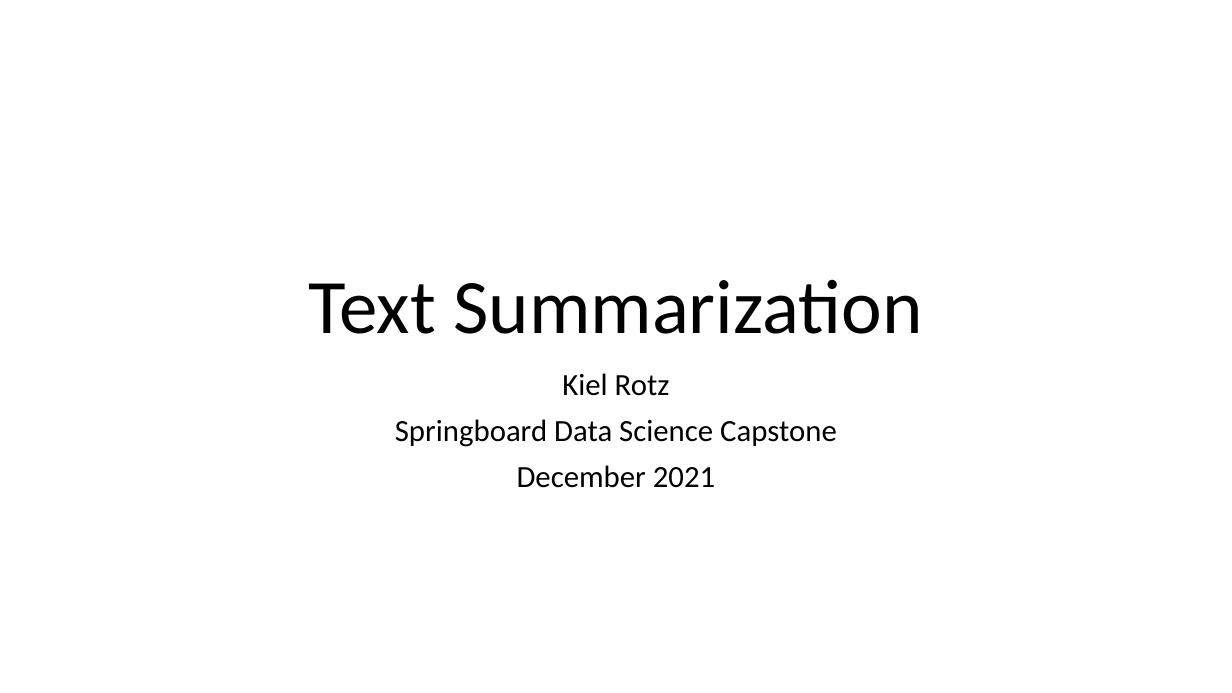
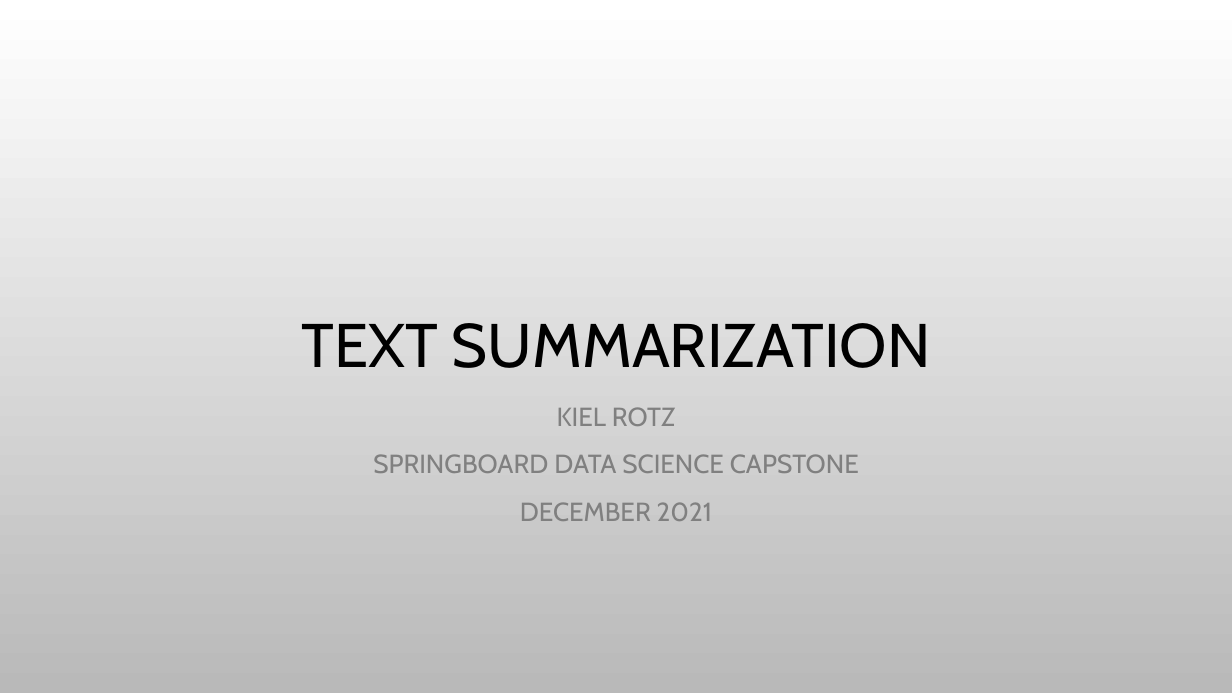
Before and after one commit to rotznmu/movie_summarization_capstone, a slide deck: slide 1 of Text Summarization.pptx. Drawn at 1232x693 pixels with LibreOffice and Linux fonts; fonts in the diff are those of the drawing; background and template pictures are left out. Boxes give left, top, right and bottom in pixels: in the first picture for what was removed or moved away, otherwise in the second. Text is boxed around its words. In the diff, an @@ line names an element or a change of style, - is before the commit and + after.

```diff
--- a/Text Summarization.pptx
+++ b/Text Summarization.pptx
@@ background #FFFFFF to picture (left out) @@
@@ title at bbox=[301, 323, 930, 368]: text changed; size 60 to 48 pt; font Calibri to Cabin @@
-Text Summarization
+TEXT SUMMARIZATION
@@ subtitle at bbox=[373, 407, 859, 521]: text changed; size 24 to 20.4 pt; font Calibri to Cabin; text colour #000000 to #808080 @@
-Kiel Rotz
-Springboard Data Science Capstone
-December 2021
+KIEL ROTZ
+SPRINGBOARD DATA SCIENCE CAPSTONE
+DECEMBER 2021
```
Also in this commit, not shown: 8 other slides changed, 10 slides added, 10 slides removed, 1 other file.
